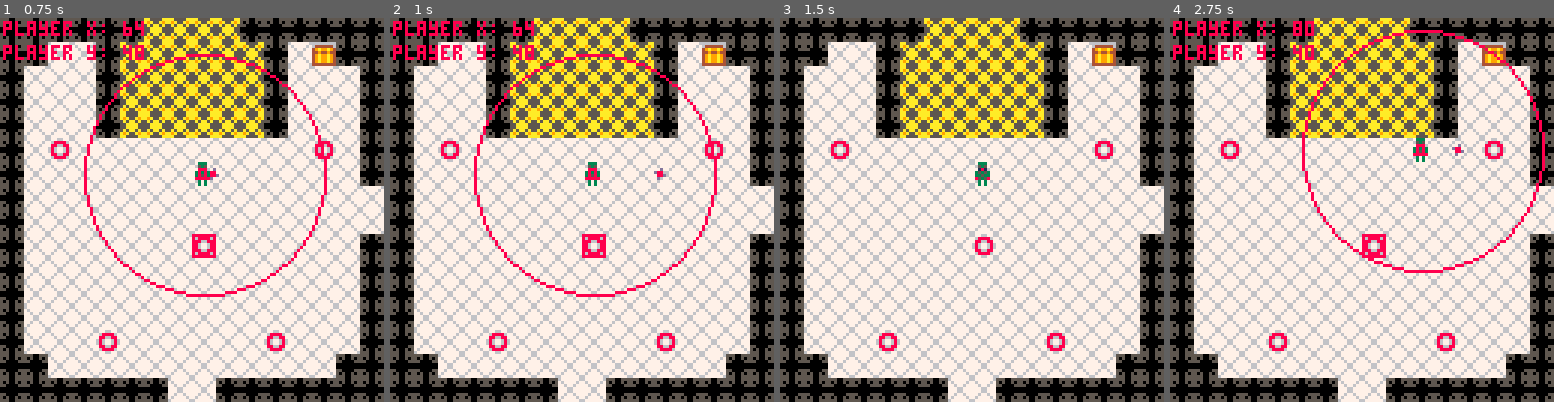
Above: before the commit, frames 1-4 (left to right).
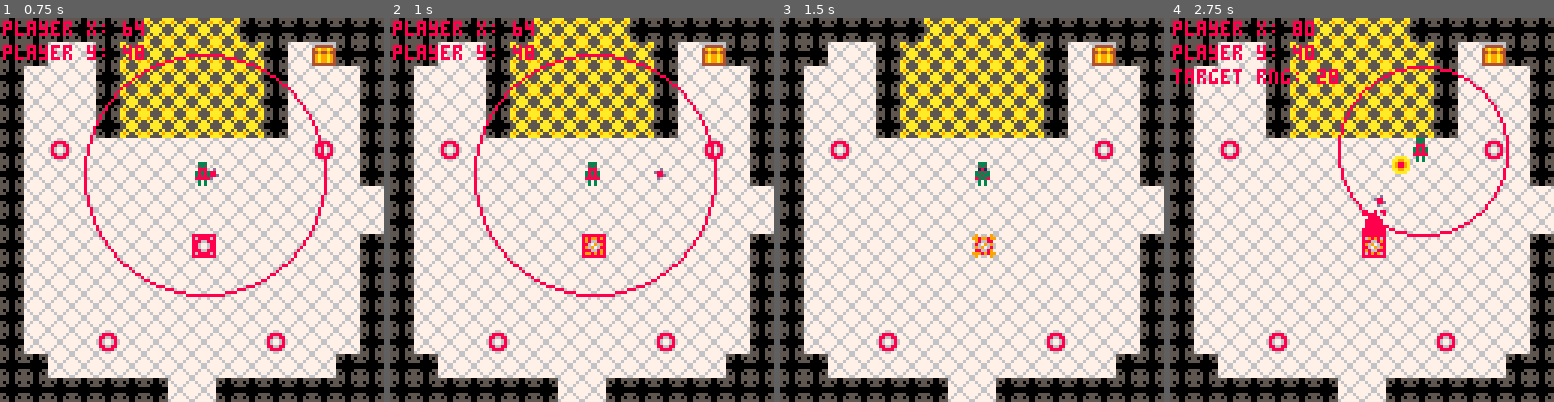
Above: after the commit, the same moments.

Repository: rledford/pico-door
Game: PICO-8 cartridge door.p8
Same seed, same stepped clock (60 frames per second), same inputs: the game is played once before the commit and once after it.
Inputs:
- Up to frame 1 (0.75 s): tap X (X key) at 0.33 s; tap O (Z key) at 0.7 s
- Up to frame 2 (1 s): no input
- Up to frame 3 (1.5 s): tap X (X key) at 1.07 s
- Up to frame 4 (2.75 s): hold Right 1.6-2.1 s; tap O (Z key) at 1.7, 2.1, 2.5 s; tap X (X key) at 1.85 s; hold Up 2.15-2.42 s; hold Right from 2.47 s (still down)

Frame 1 is identical in both runs. In frame 2, less than 0.1% of the frame differs, in the area x 50-56%, y 57-62%; in frame 3, 0.1%; in frame 4, 3.6%, in the area x 0-98%, y 3-67%.

Commit message:
Add hurt props to objects and flash red when hurt. Reduce perferred enemy range to player before stopping advance.

Diff:
--- a/door.p8
+++ b/door.p8
@@ -13,7 +13,9 @@
 -- [x] use make_projectile
 -- [x] enemies move toward player when close enough
 -- [x] add spawning points
--- [] when player takes damage, do flash animation and make temporarily invulnerable (and not collidable)
+-- [x] when player takes damage, do flash animation and make temporarily invulnerable (and not collidable)
+-- [] player takes damage when touching enemies
+-- [] add max objects and prevent spawning more enemies when max is reached
 -- [] persist which doors have been destroyed
 -- [] make destroyed doors not respawn when reentering room
 -- [] despawn enemies when switching rooms
@@ -62,6 +64,7 @@
 k_action = 5
 is_room_transition = false
 debug=false
+hurt_flash_pal = {8,8,8,8,8,8,8,8,8,8,8,8,8,8,8,8}
 
 update_fn = function()
 end
@@ -72,11 +75,7 @@
 function _init()
 	cls()
 	player = init_object(player_type, 64, 48)
-	-- for i=1,14 do
-	-- 	init_object(eye_type, i * 8, 64)
-	-- 	init_object(bug_type, i * 8, 72)
-	-- end
-	make_enemy_spawn_point(64,72,{},200)
+	make_enemy_spawn_point(64,72,{eye_type, bug_type},50)
 	update_fn = game_update
 end
 
@@ -119,6 +118,9 @@
 	foreach(objects,function(obj)
 		if obj.type.update~=nil then
 			obj.type.update(obj)
+		end
+		if obj.is_hurt then
+			update_hurt_object(obj)
 		end
 		obj.move()
 	end)
@@ -138,6 +140,11 @@
 		this.hp = 10000
 		this.group = PLAYER_GROUP
 		this.anim = make_animation({32})
+		this.hurt_collidable = false
+	end,
+	take_damage=function(this, amt)
+		this.hp -= amt
+		start_hurt_object(this)
 	end,
 	update=function(this)
 		local dx = 0
@@ -334,7 +341,7 @@
 			this.spawn_duration_timer = clamp(this.spawn_duration_timer - 1, 0, this.spawn_duration_timer)
 			if this.spawn_duration_timer <= 0 then
 				this.is_spawning = false
-				local e = init_object(eye_type, this.x, this.y)
+				local e = init_object(rnd(this.enemy_types), this.x, this.y)
 				plan_next_move(e)
 			end
 		end
@@ -344,9 +351,9 @@
 		end
 	end,
 	draw=function(this)
-		this.anim.draw(this.x, this.y)
+		this.anim.draw(this)
 		if this.is_spawning then
-			this.spawn_anim.draw(this.x, this.y)
+			this.spawn_anim.draw(this)
 		end
 	end
 }
@@ -380,6 +387,10 @@
 	obj.hp = 1
 	obj.msg = "none"
 	obj.anim = nil
+	obj.is_hurt = false
+	obj.hurt_duration = 30
+	obj.hurt_duration_timer = 0
+	obj.hurt_collidable = true
 
 	obj.collide=function(groups)
 		local other
@@ -429,7 +440,9 @@
 			obj.hp -= amount
 			if obj.hp <= 0 then
 				destroy_object(obj)
+				return
 			end
+			start_hurt_object(obj)
 		end
 	end
 
@@ -488,6 +501,20 @@
 	end
 end
 
+function start_hurt_object(obj)
+	obj.is_hurt = true
+	obj.hurt_duration_timer = obj.hurt_duration
+	obj.collidable = obj.hurt_collidable
+end
+
+function update_hurt_object(obj)
+	obj.hurt_duration_timer -= 1
+	if obj.hurt_duration_timer <= 0 then
+		obj.is_hurt = false
+		obj.collidable = true
+	end
+end
+
 function add_random_move(obj)
 	if count(obj.moves) ~= 0 then
 		return
@@ -519,7 +546,7 @@
 	if range > obj.auto_target_radius then
 		add_random_move(obj)
 		return
-	elseif range <= TILE_SIZE * 2.5 then
+	elseif range <= TILE_SIZE * 1.5 then
 		return
 	end
 	local m = get_manhattan(obj, player)
@@ -566,8 +593,12 @@
 		end
 	end
 
-	anim.draw = function(x, y)
-		spr(anim.frames[anim.current_frame], x, y)
+	anim.draw = function(obj)
+		if obj.is_hurt and (obj.hurt_duration_timer%2 == 0) then
+			pal(hurt_flash_pal)
+		end
+		spr(anim.frames[anim.current_frame], obj.x, obj.y)
+		pal()
 	end
 
 	return anim
@@ -579,7 +610,7 @@
 	if obj.type.draw ~= nil then
 		obj.type.draw(obj)
 	elseif obj.anim ~= nil then
-		obj.anim.draw(obj.x, obj.y)
+		obj.anim.draw(obj)
 	end
 	if debug then
 		rect(obj.x+obj.hitbox.x,obj.y+obj.hitbox.y,obj.x+obj.hitbox.x+obj.hitbox.w-1,obj.y+obj.hitbox.y+obj.hitbox.h-1,8)
